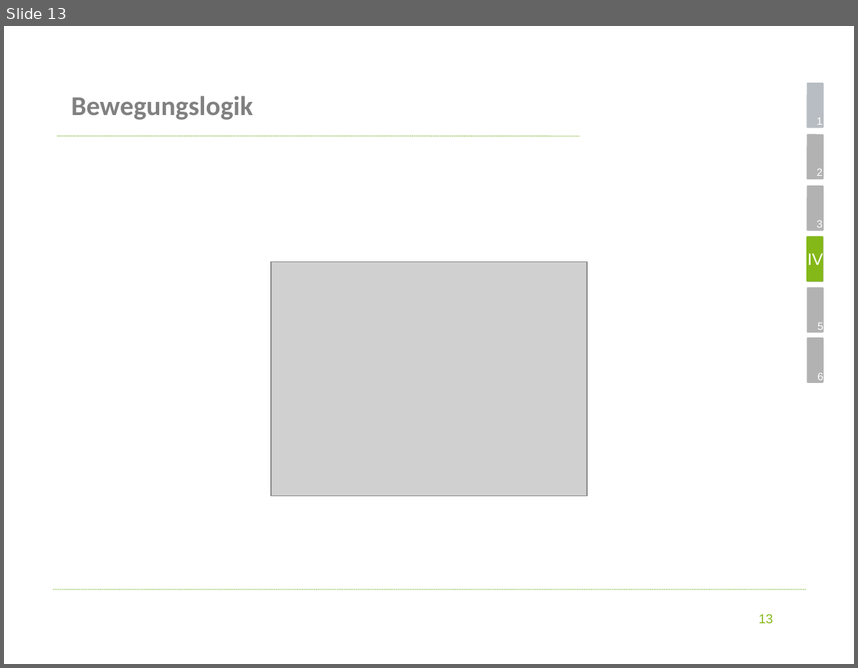
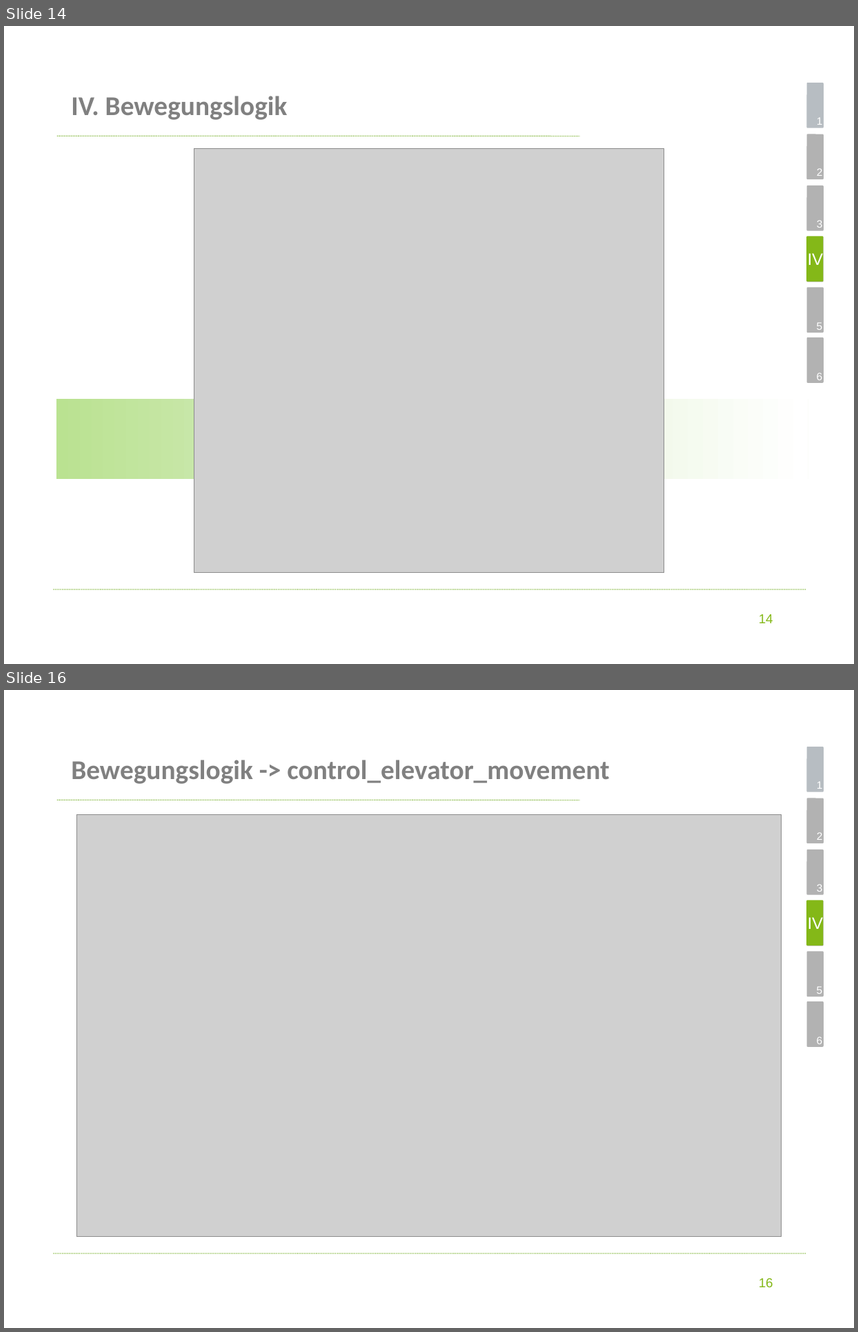
Before and after one commit to koeni90/elevatorUML, a slide deck: Präsentation.pptx. Shown one above the other, each under a label of ours: slide 13 before the commit, slides 14 and 16 after it; the slides between them are not shown. The pictures are 858x668 and 858x1332 pixels, drawn with LibreOffice and Linux fonts; fonts in the diff are those of the drawing; grey boxes stand for pictures; background and template pictures are left out. Boxes give left, top, right and bottom in pixels: in the first picture for what was removed or moved away, otherwise in the second. Text is boxed around its words. In the diff, an @@ line names an element or a change of style, - is before the commit and + after.

```diff
--- a/Präsentation.pptx
+++ b/Präsentation.pptx
@@ slide 16 added at (x1=4, y1=690, x2=854, y2=1328), background #FFFFFF; not listed: 14 template elements that a slide beside it also shows @@
@@ title added at (x1=71, y1=760, x2=609, y2=784), 23 pt, text #808080, bold @@
+Bewegungslogik -> control_elevator_movement
@@ picture added at (x1=77, y1=814, x2=782, y2=1236) @@
@@ rounded rectangle added at (x1=806, y1=900, x2=824, y2=945), fill #84B818 @@
@@ text added at (x1=808, y1=916, x2=824, y2=933), 14 pt, text #FFFFFF @@
+IV
@@ page number added at (x1=759, y1=1278, x2=773, y2=1287), 11 pt, text #84B818 @@
+16
@@ what was slide 13 is now slide 14 @@
@@ slide 14 changed as well @@
@@ title at (x1=71, y1=96, x2=288, y2=120): text changed @@
-Bewegungslogik
+IV. Bewegungslogik
@@ picture added at (x1=194, y1=148, x2=664, y2=572) @@
@@ picture removed at (x1=271, y1=261, x2=587, y2=495) @@
@@ text "5" rewrapped from (x1=818, y1=322, x2=824, y2=332) to (x1=817, y1=322, x2=823, y2=330) @@
@@ rectangle added at (x1=56, y1=399, x2=808, y2=478), fill gradient #BAE391 to #D4ECBD to #FFFFFF @@
@@ page number at (x1=759, y1=614, x2=773, y2=623): text changed @@
-13
+14
```
Also in this commit, not shown: 12 other slides changed, 5 other slides added, 4 slides removed, 2 other files.
